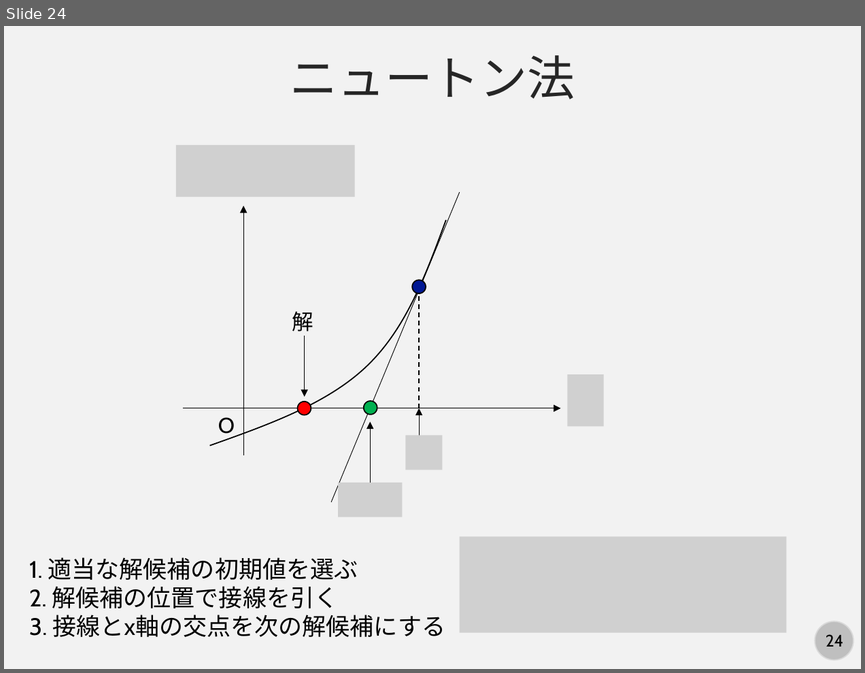
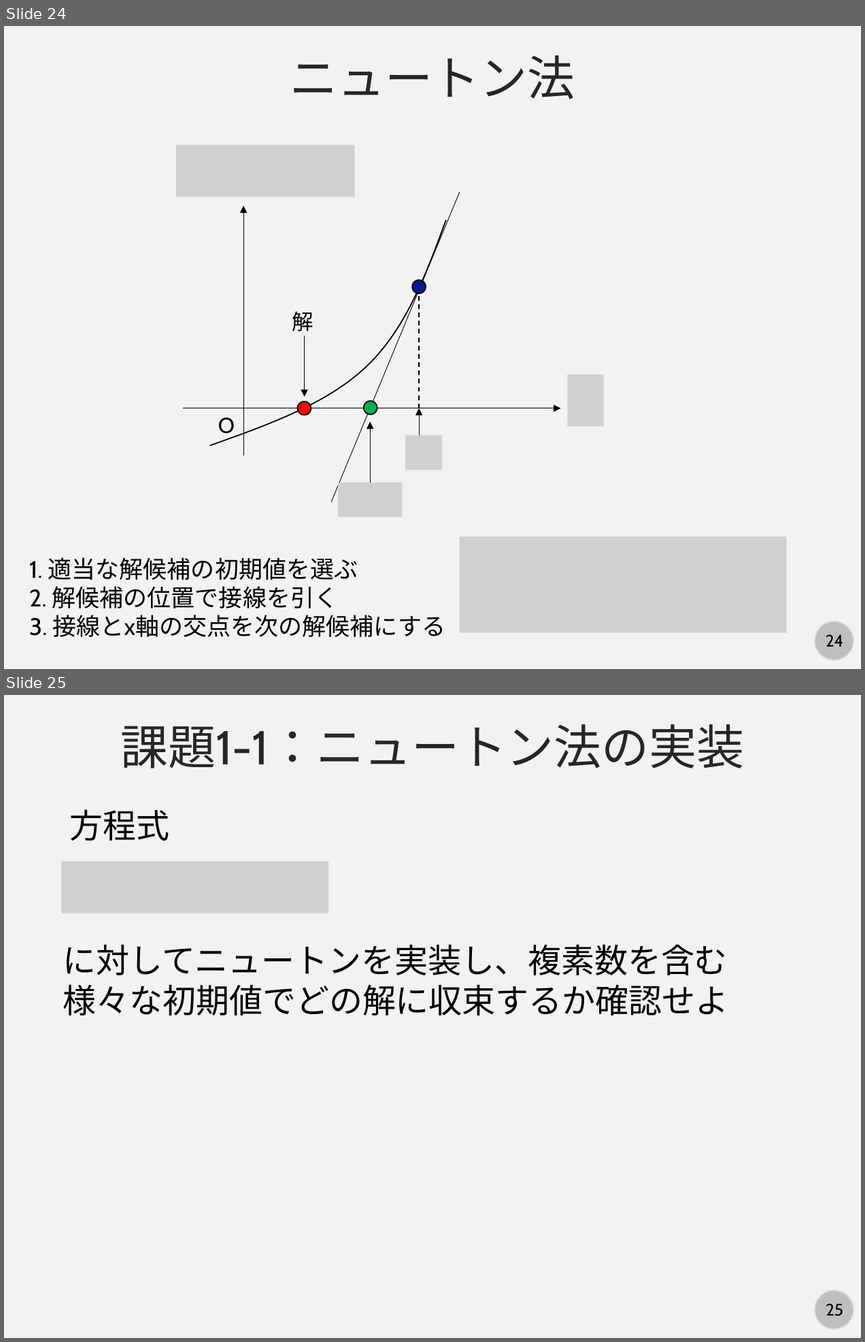
Before and after one commit to kaityo256/python_zero, a slide deck: basic/fig/slide.pptx. Shown one above the other, each under a label of ours: slide 24 before the commit, slides 24 and 25 after it. The pictures are 865x673 and 865x1342 pixels, drawn with LibreOffice and Linux fonts; fonts in the diff are those of the drawing; grey boxes stand for pictures. Boxes give left, top, right and bottom in pixels: in the first picture for what was removed or moved away, otherwise in the second. Text is boxed around its words. In the diff, an @@ line names an element or a change of style, - is before the commit and + after.

Commit message:
課題修正

```diff
--- a/basic/fig/slide.pptx
+++ b/basic/fig/slide.pptx
@@ slide 25 added at [4, 695, 861, 1338], background #F2F2F2; not listed: 2 template elements that a slide beside it also shows @@
@@ text added at [120, 724, 744, 768], 40 pt, text #262626 @@
+課題1-1：ニュートン法の実装
@@ text added at [70, 809, 170, 841], 28 pt, text #000000 @@
+方程式
@@ picture added at [61, 861, 329, 913] @@
@@ text added at [63, 944, 729, 1015], 28 pt, text #000000 @@
+に対してニュートンを実装し、複素数を含む様々な初期値でどの解に収束するか確認せよ
```
Also in this commit, not shown: 2 slides changed, 1 other slide added, 3 other files.
